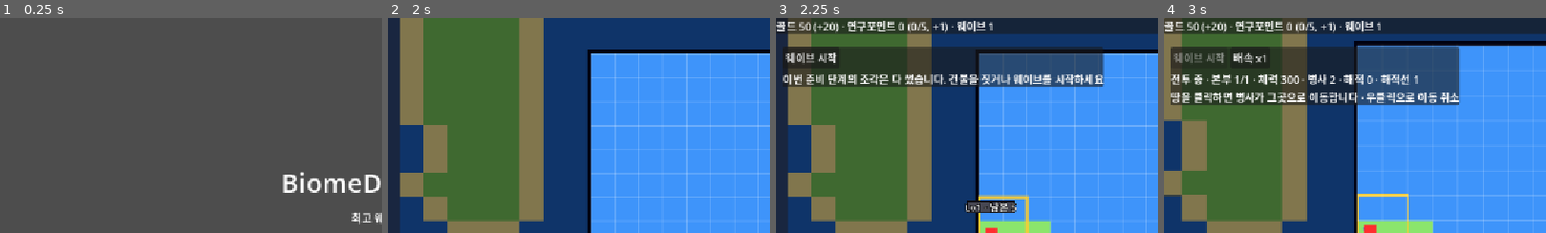
Above: before the commit, frames 1-4 (left to right).
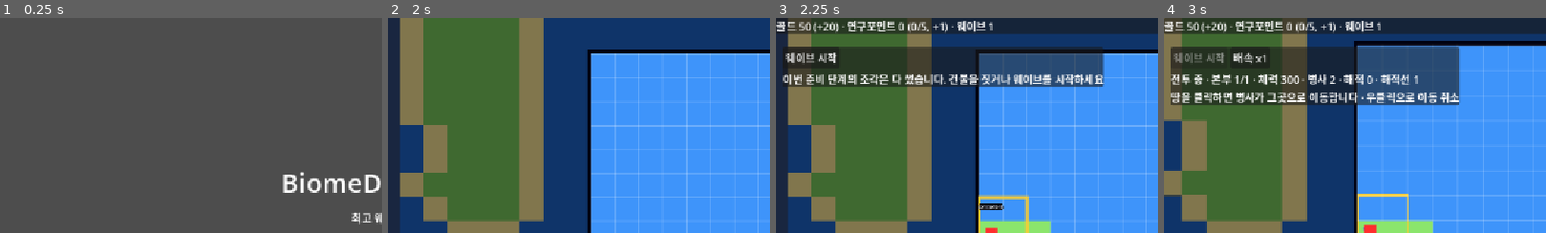
Above: after the commit, the same moments.

Repository: dpwns5889/Islander
Game: Godot game, scene res://assets/scenes/menu.tscn
The game is run twice, just before and just after one commit, with the same random seed, the same clock (stepped at 60 frames per second) and the same inputs.
Inputs (mouse positions are % of the whole screen's width and height, from its top left):
- Up to frame 1 (0.25 s): no input
- Up to frame 2 (2 s): click "시작" at 0.5 s; tap Enter at 1.25 s; move the mouse to (72, 45) at 1.27 s; tap P at 1.35 s; click (72, 45) at 1.42 s
- Up to frame 3 (2.25 s): tap Space at 2 s; move the mouse to (30, 55) at 2.02 s; tap R at 2.1 s; click (30, 55) at 2.17 s
- Up to frame 4 (3 s): click "웨이브 시작" at 2.75 s
The pictures show only the part of the screen within x 0-50%, y 0-50%; the shares and areas given below are measured in that part.

Frames 1-2 are identical in both runs. In frame 3, 0.7% of the frame differs, in the area x 49-63%, y 84-91%; in frame 4, nothing differs.

Commit message:
모델 건물 이름 글자 삭제·본부 레벨업 바 축소 (기획서 v0.53)
- assets/scripts/field.gd: 모델 건물(집·밭) 이름 글자 비움, 본부 레벨업 바와 글자 절반 크기
- tests/m28_check.gd: 모델 건물 글자 없음 점검
- docs/GameDesign.md, html: 5.3, 7.2, 9.1, 변경 이력
- project.godot: 버전 0.53

Co-Authored-By: Claude Sonnet 5.5 <noreply@anthropic.com>

Diff:
--- a/assets/scripts/field.gd
+++ b/assets/scripts/field.gd
@@ -28,8 +28,8 @@
 var hq_lost: int = 0 ## 영구히 잃은 본부 수
 var buildings_lost: Dictionary = {} ## 이번 전투에서 무너진 건물 종류 → 개수(본부 제외). 전투를 시작할 때 비운다 (기획서 5.2)
 var hq_level: Dictionary = {} ## 본부 위치 → 그 본부의 레벨 (본부마다 따로) (기획서 5.3)
-const BAR_W: float = 1.9 ## 본부 레벨업 바 크기 (기획서 5.3)
-const BAR_H: float = 0.42
+const BAR_W: float = 0.95 ## 본부 레벨업 바 크기 (기획서 5.3)
+const BAR_H: float = 0.21
 var _hq_bars: Dictionary = {} ## 본부 위치 → 레벨업까지 식량 바 [배경, 채움, 글자] (기획서 5.3)
 var hq_food: Dictionary = {} ## 본부 위치 → 그 본부 영역에서 번 식량 누적
 ## 첫 번째 본부 위치 (없으면 (-1, -1))
@@ -290,14 +290,14 @@
 		if not _hq_bars.has(c):
 			var label: Label3D = Label3D.new()
 			label.font_size = 64
-			label.pixel_size = 0.0066
+			label.pixel_size = 0.0033
 			label.outline_size = 14
 			label.billboard = BaseMaterial3D.BILLBOARD_ENABLED # 카메라가 기울어도 바는 항상 화면을 향한다
 			label.no_depth_test = true
 			label.render_priority = 14
 			label.layers = PixelView.LABEL_LAYER # 글자는 원래 해상도 화면에 그린다 (기획서 7.2)
 			add_child(label)
-			_hq_bars[c] = [_bar_quad(Color(0.05, 0.05, 0.07), BAR_W + 0.08, BAR_H + 0.08, 10), _bar_quad(Color(0.28, 0.28, 0.32), BAR_W, BAR_H, 11), _bar_quad(Color(0.35, 0.9, 0.35), BAR_W, BAR_H, 12), label]
+			_hq_bars[c] = [_bar_quad(Color(0.05, 0.05, 0.07), BAR_W + 0.04, BAR_H + 0.04, 10), _bar_quad(Color(0.28, 0.28, 0.32), BAR_W, BAR_H, 11), _bar_quad(Color(0.35, 0.9, 0.35), BAR_W, BAR_H, 12), label]
 		var lv: int = hq_level[c]
 		var nxt: int = next_level_food(c)
 		var prev: int = Balance.hq_level_food(lv - 1) if lv > 1 else 0
@@ -692,6 +692,8 @@
 
 
 func _label_text(c: Vector2i) -> String:
+	if Balance.BUILDINGS[buildings[c]].has("model"):
+		return "" # 모델 건물은 글자가 모델을 가려서 비운다 (기획서 7.2)
 	var name: String = Balance.BUILDINGS[buildings[c]]["name"]
 	return name.left(1) + (str(levels[c]) if levels[c] > 1 else "")
 
@@ -728,7 +730,7 @@
 	_tint(c)
 
 
-## 모델 건물의 모델을 레벨·바리에이션에 맞게 바꾸고 글자를 모델 위에 둔다 (기획서 7.2)
+## 모델 건물의 모델을 레벨·바리에이션에 맞게 바꾼다 (기획서 7.2)
 func _set_model(c: Vector2i) -> void:
 	var data: Dictionary = Balance.BUILDINGS[buildings[c]]
 	var md: Dictionary = Toon.model(data["model"] % [mini(levels[c], Balance.MAX_LEVEL), variants[c]])
@@ -737,7 +739,6 @@
 	mi.mesh = md["mesh"]
 	mi.material_override = Toon.material(Color.WHITE, md["tex"])
 	mi.position = cell_to_world(c) + Vector3(0, base_y, 0)
-	(_nodes[c][1] as Label3D).position = cell_to_world(c) + Vector3(0, base_y + (md["mesh"] as Mesh).get_aabb().size.y + 0.02, 0)
 
 
 ## 체력 비율만큼 본체 색을 어둡게 해 피해를 보여 준다
--- a/project.godot
+++ b/project.godot
@@ -11,7 +11,7 @@
 [application]
 
 config/name="Islander"
-config/version="0.52"
+config/version="0.53"
 run/main_scene="res://assets/scenes/menu.tscn"
 config/features=PackedStringArray("4.7", "Forward Plus")
 config/icon="res://icon.svg"
--- a/tests/m28_check.gd
+++ b/tests/m28_check.gd
@@ -54,6 +54,10 @@
 	for c in f.buildings:
 		shown = shown and (f._nodes[c][1] as Label3D).visible
 	fails += _check(hidden and shown, "건물 이름 글자를 숨기고 다시 보인다")
+	var house: Vector2i = Vector2i(4, 2)
+	f.build(Balance.HOUSE, house)
+	f.upgrade(house)
+	fails += _check((f._nodes[house][1] as Label3D).text == "" and (f._nodes[fc][1] as Label3D).text != "", "모델 건물은 글자 없음, 상자 건물은 글자 있음")
 	print("M28 점검 실패 %d건" % fails)
 	quit(fails)
 
Not shown, changed: docs/GameDesign.md
